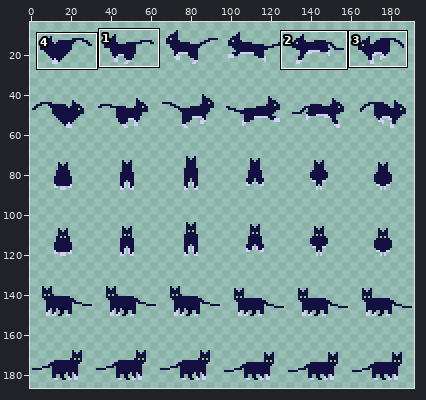
Sprite sheet -- target/classes/textures/player/aqua.png. The first picture is a wide view before the edit; the outline marks the close-up.
Close-up. Before the edit:
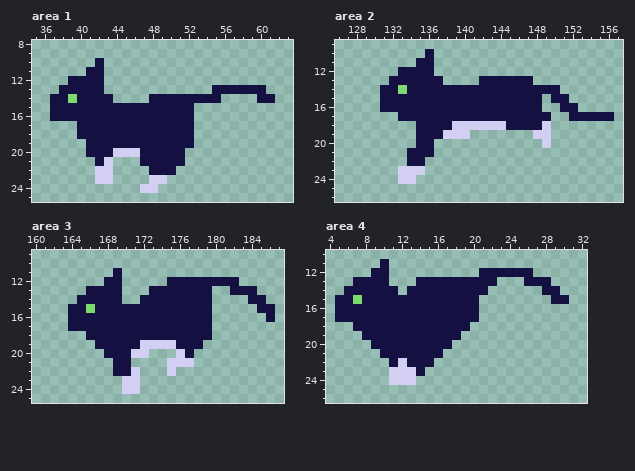
The file is 192x192 pixels. Shown: area 1: x 35..63, y 8..25; area 2: x 126..157, y 9..26; area 3: x 160..187, y 9..25; area 4: x 4..32, y 10..26. The wide view leaves out empty margins. The commit also changed other parts of the picture, which this record leaves out.
The same view after the edit:
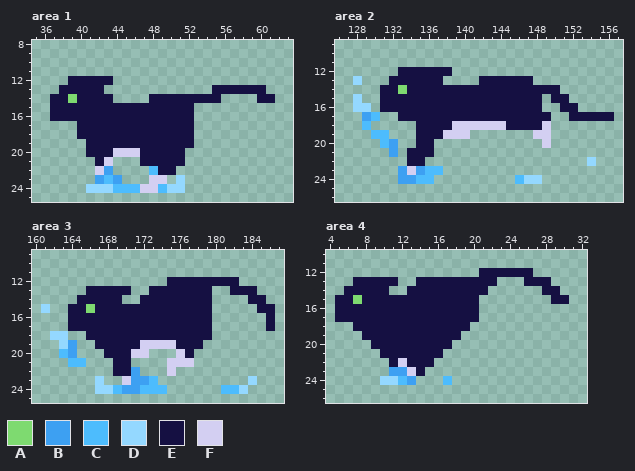
Palette (. is transparent): A #7eda70  B #3da0f2  C #4dbcfd  D #94d8ff  E #151042  F #d3cff2
Difference:
Area 1:
y 10: x 42 E -> .
y 11: x 41..42 EE -> ..
y 12: x 43 . -> E
y 22: x 43 F -> B; x 48 E -> C
y 23: x 42..44 FF. -> BCB; x 51 . -> D
y 24: x 41..46 ...... -> DDDCCC; x 49..51 ... -> CDD
Area 2:
y 10: x 136 E -> .
y 11: x 135..136 EE -> ..
y 12: x 137..138 .. -> EE
y 13: x 128 . -> D
y 15: x 128 . -> D
y 16: x 128..129 .. -> DD
y 17: x 129..130 .. -> BC
y 18: x 129 . -> C
y 19: x 130..131 .. -> CC
y 20: x 131..132 .. -> CB
y 21: x 132 . -> B
y 22: x 154 . -> D
y 23: x 133 F -> B; x 135..137 F.. -> BCC
y 24: x 133..136 FF.. -> BBCC; x 146..148 ... -> CDD
Area 3:
y 11: x 169 E -> .
y 12: x 168..169 EE -> ..
y 13: x 170 . -> E
y 15: x 161 . -> D
y 17: x 186 . -> E
y 18: x 162..163 .. -> DD
y 19: x 163..164 .. -> DB
y 20: x 163..164 .. -> CB
y 21: x 164..165 .. -> CC
y 22: x 171 F -> B
y 23: x 167 . -> D; x 171..173 F.. -> BBC; x 184 . -> D
y 24: x 167..174 ...FF... -> DDCBBCCC; x 181..183 ... -> CCD
Area 4:
y 11: x 10 E -> .
y 12: x 9..10 EE -> ..
y 13: x 11 . -> E
y 14: x 11 E -> .
y 23: x 11..12 FF -> BB
y 24: x 10..13 .FFF -> DDCB; x 17 . -> C
